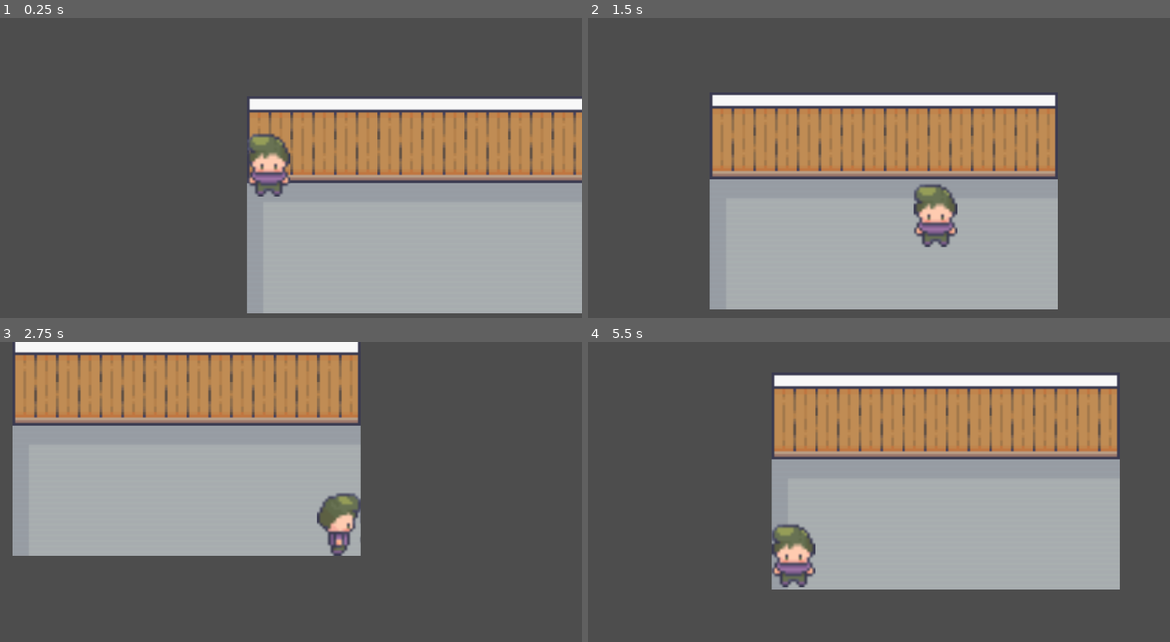
Above: before the commit, frames 1-4 (two rows, left to right).
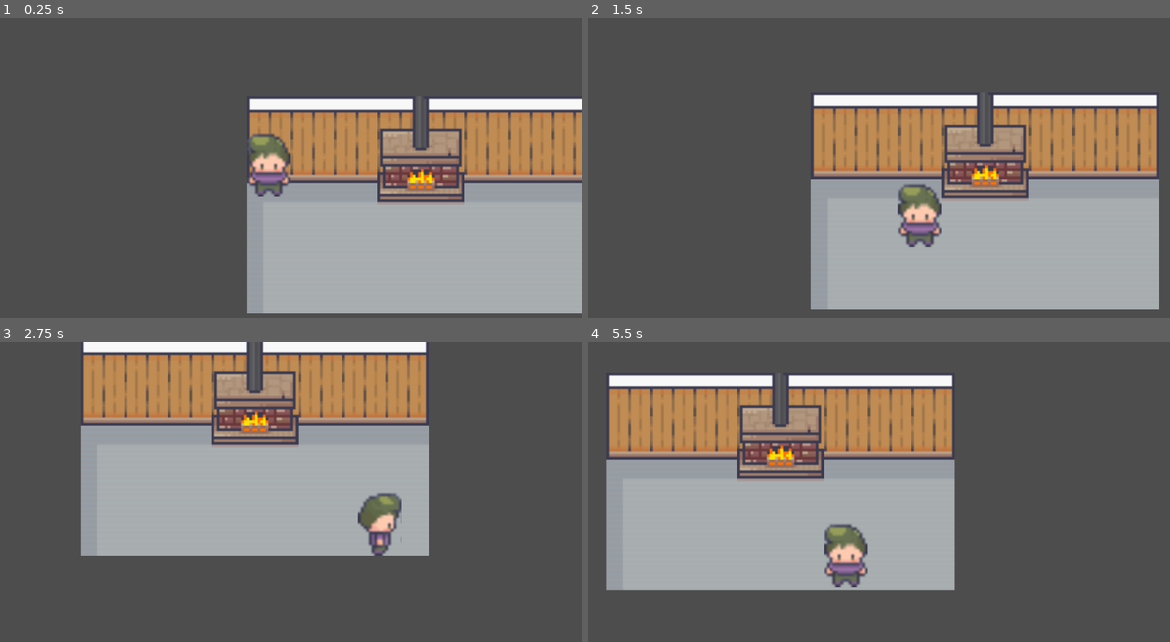
Above: after the commit, the same moments.

Repository: TurnrDev/EchoScape
Game: Godot game, scene res://scenes/level.tscn
The game is run twice, just before and just after one commit, with the same random seed, the same clock (stepped at 60 frames per second) and the same inputs.
Inputs:
- Up to frame 1 (0.25 s): no input
- Up to frame 2 (1.5 s): tap Enter at 0.5 s; hold Right (ui_right) 0.53-1.28 s; hold Down (ui_down) from 1.28 s (still down)
- Up to frame 3 (2.75 s): release Down (ui_down) at 2.03 s; hold Right (ui_right) from 2.03 s (still down)
- Up to frame 4 (5.5 s): release Right (ui_right) at 2.78 s; hold Up (ui_up) 2.78-3.53 s; hold Left (ui_left) 3.53-5.03 s; hold Down (ui_down) from 5.03 s (still down)

The runs differ from the first frame. In frame 1, 3.8% of the frame differs, in the area x 64-80%, y 26-62%; in frame 2, 32%; in frame 3, 23%; in frame 4, 46%, in the area x 3-92%, y 10-83%.

Commit message:
Add Fireplace to map

Diff:
--- a/assets/interiors/32x32/interiors.tres
+++ b/assets/interiors/32x32/interiors.tres
@@ -1736,9 +1736,11 @@
 4:69/0 = 0
 4:69/0/physics_layer_0/linear_velocity = Vector2(0, 0)
 4:69/0/physics_layer_0/angular_velocity = 0.0
+4:69/0/physics_layer_0/polygon_0/points = PackedVector2Array(-16, 8, -16, 16, 16, 16, 16, 8)
 5:69/0 = 0
 5:69/0/physics_layer_0/linear_velocity = Vector2(0, 0)
 5:69/0/physics_layer_0/angular_velocity = 0.0
+5:69/0/physics_layer_0/polygon_0/points = PackedVector2Array(-16, 8, -16, 16, 16, 16, 16, 8)
 8:69/0 = 0
 8:69/0/physics_layer_0/linear_velocity = Vector2(0, 0)
 8:69/0/physics_layer_0/angular_velocity = 0.0
@@ -3122,9 +3124,11 @@
 5:70/0 = 0
 5:70/0/physics_layer_0/linear_velocity = Vector2(0, 0)
 5:70/0/physics_layer_0/angular_velocity = 0.0
+5:70/0/physics_layer_0/polygon_0/points = PackedVector2Array(-16, -16, -16, 0, 16, 0, 16, -16)
 4:70/0 = 0
 4:70/0/physics_layer_0/linear_velocity = Vector2(0, 0)
 4:70/0/physics_layer_0/angular_velocity = 0.0
+4:70/0/physics_layer_0/polygon_0/points = PackedVector2Array(-16, -16, -16, 0, 16, 0, 16, -16)
 3:70/0 = 0
 3:70/0/physics_layer_0/linear_velocity = Vector2(0, 0)
 3:70/0/physics_layer_0/angular_velocity = 0.0
--- a/scenes/level.tscn
+++ b/scenes/level.tscn
@@ -23,7 +23,9 @@
 
 [node name="ObjectTileMap" type="TileMap" parent="."]
 tile_set = ExtResource("2_lwwlj")
+cell_quadrant_size = 32
 format = 2
+layer_0/tile_data = PackedInt32Array(3, 262144, 68, 65539, 262144, 69, 131075, 262144, 70, 4, 327680, 68, 65540, 327680, 69, 131076, 327680, 70)
 
 [node name="player" parent="." instance=ExtResource("1_gc2k5")]
 position = Vector2(16, 72)
